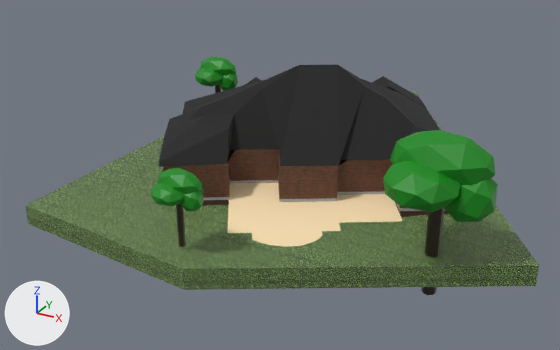
The glTF model Gangsta Wizards/Main/BUILDINGS/Residential/R-3/Tipp.glb: old version first, new version second.
Camera for both pictures: a 50 mm camera at (35.9, -101.2, 34.9) aimed at (-3.5, -29.6, -1.0). Every picture has the same lights, and +X, +Y and +Z are marked at lower left. The older version comes first. Where no turn or scale is listed for an object, it has been applied to the vertices. Vertices at exactly the same position are counted once.

Script lines for the objects in view, before the commit:
```python
ob_building = bpy.data.objects.new('Building', me_cube)
ob_building.location = (0.0, 0.0, 0.3)
ob_concrete = bpy.data.objects.new('Concrete', me_cube_002)
ob_concrete.location = (-13.17, -17.61, -0.3)
ob_ground = bpy.data.objects.new('Ground', me_plane_001)
ob_ground.location = (0.0, 0.0, 0.0)
ob_leaves = bpy.data.objects.new('Leaves', me_sphere_005)
ob_leaves.location = (-19.21, -18.3, 5.96)
ob_trunk = bpy.data.objects.new('Trunk', me_cylinder_002)
ob_trunk.location = (-18.46, -19.22, 2.94)
# also in view: 'Roof' at (-0.6, -26.2, 7.4)
```
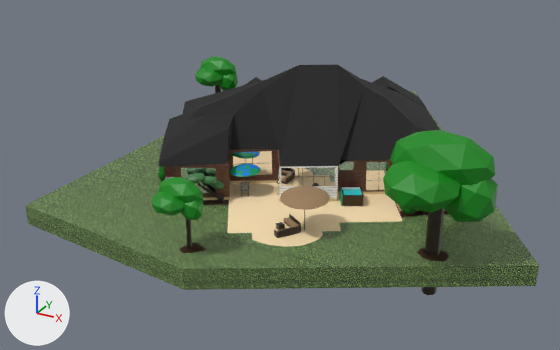
Where the newer file only moved an object's origin or applied its transform, the numbers keep the older frame.

Pixel boxes (x1, y1, x2, y2) of what changed, in the pictures (560 x 350 px; the box of a moved part takes in the faces that stretch with it):
'Leaves', reshaped: before (151, 57, 498, 222); after (152, 57, 498, 222)
'Umbrella1.001', added: after (280, 186, 330, 230)
'Tree4', added: after (186, 173, 425, 215)
'Bouch', added: after (274, 214, 301, 238)
'Hot Tub', added: after (340, 187, 364, 206)
'Umbrella1', added: after (229, 164, 261, 186)
'Shrubs', added (mostly hidden): after (158, 166, 417, 215)
'HT Water', added: after (343, 189, 362, 195)
'Glass Table', added: after (241, 182, 249, 197)
'Firepit', added: after (276, 222, 285, 230)
part 1 of me_cube, added (beige): after (173, 149, 393, 199)
part 2 of me_plane_001, built on: (174, 220, 451, 264) in both
part 3 of me_cylinder_002, moved or reshaped: before (176, 204, 186, 247); after (186, 220, 192, 247)
part 4 of me_sphere_005, moved or reshaped: before (151, 183, 184, 207); after (152, 191, 184, 216)
part 5 of me_sphere_005, moved or reshaped: before (157, 168, 201, 194); after (158, 177, 202, 203)
part 6 of me_sphere_005, moved or reshaped: before (180, 190, 204, 211); after (181, 199, 204, 220)

Patch to the scene script:
```diff
--- a/Gangsta Wizards/Main/BUILDINGS/Residential/R-3/Tipp.glb.py
+++ b/Gangsta Wizards/Main/BUILDINGS/Residential/R-3/Tipp.glb.py
@@ me_cube @@
-me_cube.from_pydata(...)  # 280 vertices, 566 faces; spans x -19.1..18.0, y -42.4..-9.2, z -0.5..3.5
+me_cube.from_pydata(...)  # 496 vertices, 998 faces; spans x -19.1..18.0, y -42.4..-9.2, z -0.5..3.5
+# me_cube part 1: 206 vertices added at x -8.3..17.6, y -42.0..-25.2, z -0.5..3.5
+# other edits to the shape of me_cube do not show in these pictures
 me_cube.materials.append(mat_brick)
@@ me_cube @@
 me_cube.materials.append(mat_conc)
+me_cube.materials.append(mat_siding)  # picture img_white_siding
+me_cube.materials.append(mat_reflective_glass)  # white #e7e7e7
+me_cube.materials.append(mat_brass)  # brown #7e6e4b
@@ me_plane_001 @@
-me_plane_001.from_pydata(...)  # 384 vertices, 764 faces; spans x -21.8..27.2, y -53.4..5.5, z -2.3..-0.2
+me_plane_001.from_pydata(...)  # 428 vertices, 852 faces; spans x -21.8..27.2, y -53.4..5.5, z -2.3..0.1
+# me_plane_001 part 2
+# 26 faces are deleted
+# 44 vertices are added at x -19.2..19.7, y -51.0..-18.5, z -0.2..0.1
+# 57 new faces join them, mat_grass (picture img_grass)
+# 57 new faces join them, mat_mulch (brown #301600)
 me_plane_001.materials.append(mat_grass)
@@ me_cylinder_002 @@
-me_cylinder_002.from_pydata(...)  # 60 vertices, 108 faces; spans x -0.4..37.3, y -31.7..0.4, z -7.1..4.8
+me_cylinder_002.from_pydata(...)  # 60 vertices, 108 faces; spans x -0.4..37.3, y -31.1..0.4, z -7.1..4.8
+# me_cylinder_002 part 3: the loose piece of 20 vertices spanning x 16.0..16.6, y -31.7..-31.0, z -2.6..3.1 is scaled about its middle by 0.706, then moved by (0.5, 0.5, -1.0)
 me_cylinder_002.materials.append(mat_trunk_material)
@@ me_sphere_005 @@
-me_sphere_005.from_pydata(...)  # 390 vertices, 720 faces; spans x -1.8..42.5, y -34.8..1.6, z -2.0..5.6
+me_sphere_005.from_pydata(...)  # 390 vertices, 720 faces; spans x -1.8..42.5, y -34.8..1.6, z -2.6..5.6
+# me_sphere_005 part 4: the loose piece of 28 vertices spanning x 14.9..18.2, y -34.8..-31.5, z -1.1..0.9 is moved by (0.0, 0.0, -0.9)
+# me_sphere_005 part 5: the loose piece of 30 vertices spanning x 14.9..19.4, y -33.6..-31.0, z -0.7..1.9 is moved by (0.0, 0.0, -0.9)
+# me_sphere_005 part 6: the loose piece of 24 vertices spanning x 17.4..19.5, y -33.4..-31.5, z -1.8..0.6 is moved by (0.0, 0.0, -0.9)
+# other edits to the shape of me_sphere_005 do not show in these pictures
 me_sphere_005.materials.append(mat_leaves_material)
@@ me_cube_010 @@
+me_cube_010.from_pydata([(-0.35, -1.29, 0.0), (-0.35, -1.29, 0.0), (-1.29, 0.35, 0.0), (-1.29, 0.35, 0.0), (1.29, -0.35, 0.0), (1.29, -0.35, 0.0), (0.35, 1.29, 0.0), (0.35, 1.29, 0.0)], [], [(0, 1, 3), (0, 3, 2), (2, 3, 7), (2, 7, 6), (6, 7, 5), (6, 5, 4), (4, 5, 1), (4, 1, 0), (2, 6, 4), (2, 4, 0), (7, 3, 1), (7, 1, 5)])
+me_cube_010.materials.append(mat_ht_water)  # cyan #00e3e7
@@ me_cube_012 @@
+me_cube_012.from_pydata([(-0.085, 0.423, -0.305), (-0.085, 0.423, 0.305), (0.423, 0.085, -0.305), (0.423, 0.085, 0.305), (-0.423, -0.085, -0.305), (-0.423, -0.085, 0.305), (0.085, -0.423, -0.305), (0.085, -0.423, 0.305)], [], [(0, 1, 3), (0, 3, 2), (2, 3, 7), (2, 7, 6), (6, 7, 5), (6, 5, 4), (4, 5, 1), (4, 1, 0), (2, 6, 4), (2, 4, 0), (7, 3, 1), (7, 1, 5)])
+me_cube_012.materials.append(mat_wicker_side)  # black #180800
@@ ob_umbrella1_001 @@
+ob_umbrella1_001 = bpy.data.objects.new('Umbrella1.001', me_cylinder_003)  # 90 vertices, 142 faces; spans x -2.4..2.37, y -2.61..2.6, z -2.69..1.5; in mat_metal_pole (grey #747474), mat_sofa (brown #9e815e)
+ob_umbrella1_001.location = (5.91, -41.73, 2.34)
@@ ob_umbrella1 @@
+ob_umbrella1 = bpy.data.objects.new('Umbrella1', me_cylinder)  # 90 vertices, 142 faces; spans x -1.57..1.55, y -1.73..1.74, z -0.87..1.5; in mat_metal_pole (grey #747474), mat_umbrella_b (blue #0b78e7), mat_umbrella_g (green #009d63)
+ob_umbrella1.location = (-3.51, -37.14, 1.43)
@@ ob_shrubs @@
+ob_shrubs = bpy.data.objects.new('Shrubs', me_sphere)  # 1400 vertices, 2600 faces; spans x -27.6..11.4, y -32.9..0.9, z -1.1..1.0; in mat_leaves (dark green #006c0d), mat_wood (brown #4a2000)
+ob_shrubs.location = (7.35, -10.48, 0.89)
@@ ob_ht_water @@
+ob_ht_water = bpy.data.objects.new('HT Water', me_cube_010)
+ob_ht_water.location = (7.3, -33.73, 0.85)
@@ ob_tree4 @@
+ob_tree4 = bpy.data.objects.new('Tree4', me_sphere_001)  # 310 vertices, 564 faces; spans x -24.4..1.0, y -10.6..0.7, z -3.4..0.5; in mat_leaves_001 (dark green #407946), mat_trunk (black #1d160e)
+ob_tree4.location = (17.07, -32.32, 2.96)
@@ ob_hot_tub @@
+ob_hot_tub = bpy.data.objects.new('Hot Tub', me_cube_009)  # 20 vertices, 36 faces; spans x -1.53..1.46, y -1.5..1.46, z -0.61..0.61; in mat_hot_tub (black #2a1800), mat_umbrella_g (green #009d63), mat_ht_inside (white #e7e7e7)
+ob_hot_tub.location = (7.3, -33.73, 0.46)
@@ ob_glass_table @@
+ob_glass_table = bpy.data.objects.new('Glass Table', me_cube_003)  # 160 vertices, 296 faces; spans x -0.95..0.95, y -1.15..1.15, z -0.86..-0.09; in mat_metal_table (black #000000), mat_glass (white #e7e7e7)
+ob_glass_table.location = (-3.56, -37.14, 0.71)
@@ ob_firepit @@
+ob_firepit = bpy.data.objects.new('Firepit', me_cube_012)
+ob_firepit.location = (3.68, -42.55, 0.04)
@@ ob_bouch @@
+ob_bouch = bpy.data.objects.new('Bouch', me_cube_011)  # 165 vertices, 328 faces; spans x -1.67..0.73, y -0.86..2.88, z -0.65..0.08; in mat_sofa (brown #9e815e), mat_wicker_side (black #180800)
+ob_bouch.location = (5.0, -43.5, 0.5)
```
